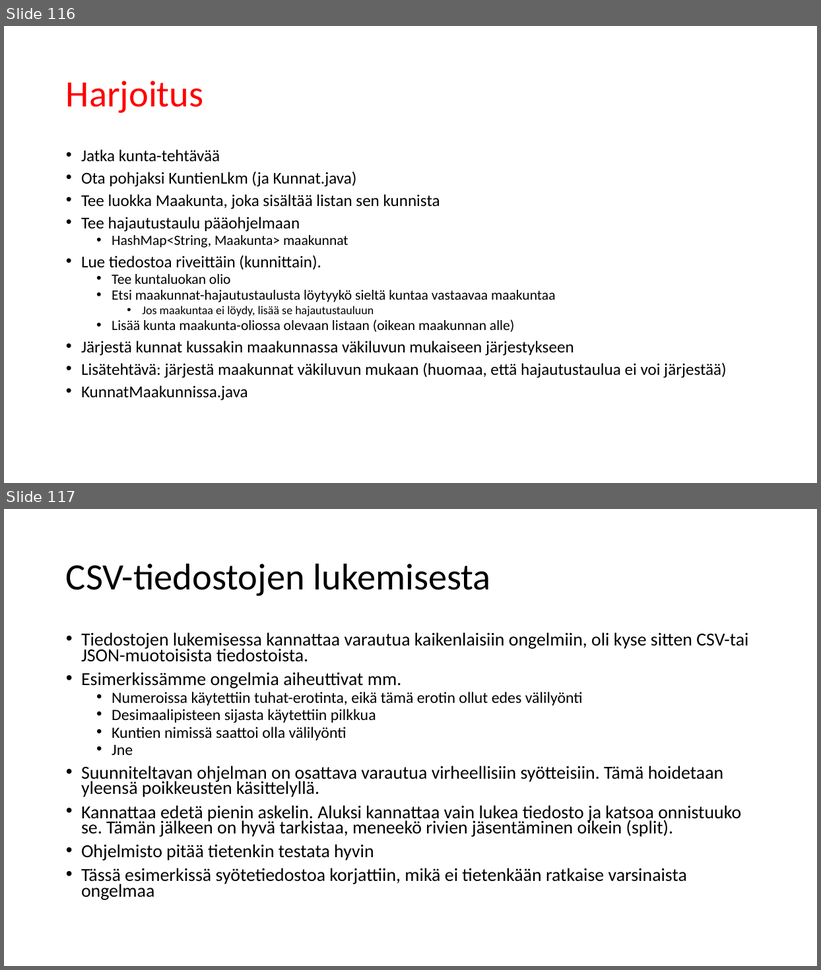
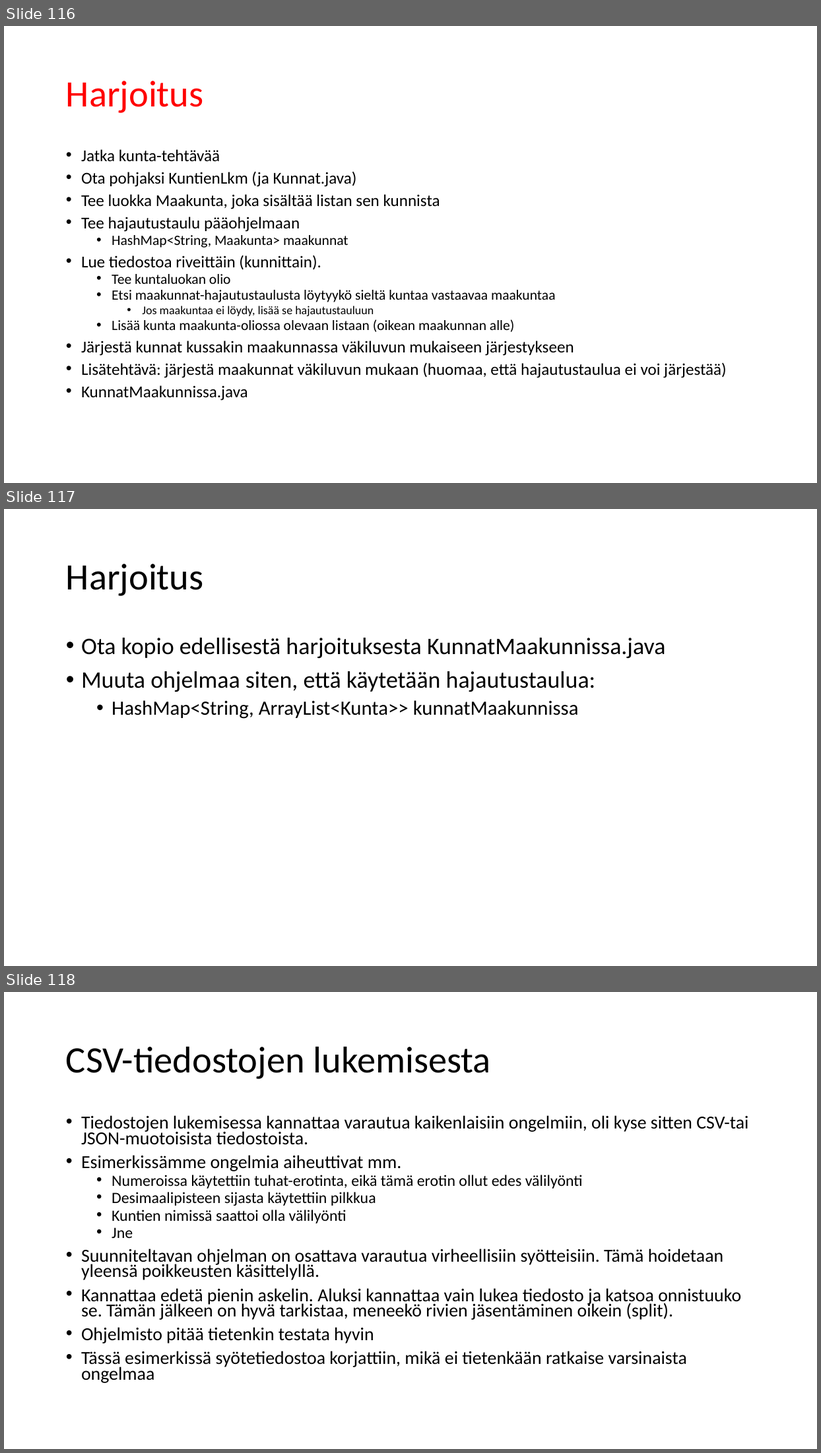
Before and after one commit to lpemake/TrakTite24, a slide deck: Tietorakenteet ja algoritmit 2025.pptx. Shown one above the other, each under a label of ours: slides 116 and 117 before the commit, slides 116, 117 and 118 after it. The pictures are 821x970 and 821x1453 pixels, drawn with LibreOffice and Linux fonts; fonts in the diff are those of the drawing. Boxes give left, top, right and bottom in pixels: in the first picture for what was removed or moved away, otherwise in the second. Text is boxed around its words. In the diff, an @@ line names an element or a change of style, - is before the commit and + after.

```diff
--- a/Tietorakenteet ja algoritmit 2025.pptx
+++ b/Tietorakenteet ja algoritmit 2025.pptx
@@ slide 117 added at [4, 509, 817, 966], background #FFFFFF @@
@@ title added at [66, 564, 204, 596], 44 pt, text #000000 @@
+Harjoitus
@@ text added at [81, 638, 666, 719], 28 pt, text #000000 @@
+• Ota kopio edellisestä harjoituksesta KunnatMaakunnissa.java
+• Muuta ohjelmaa siten, että käytetään hajautustaulua:
+  • HashMap<String, ArrayList<Kunta>> kunnatMaakunnissa
@@ what was slide 117 is now slide 118 @@
```
Also in this commit, not shown: 2 other files.
